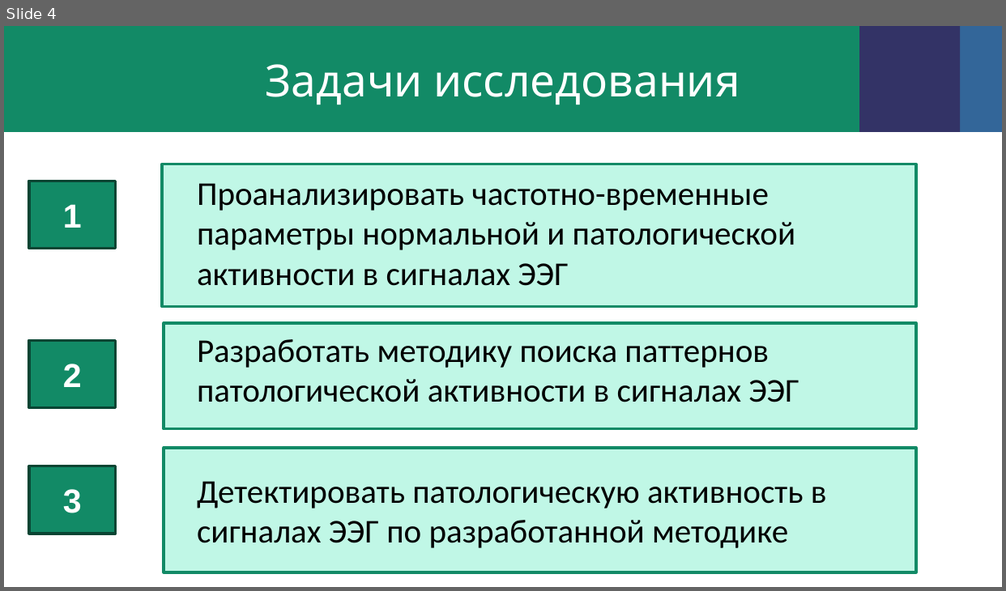
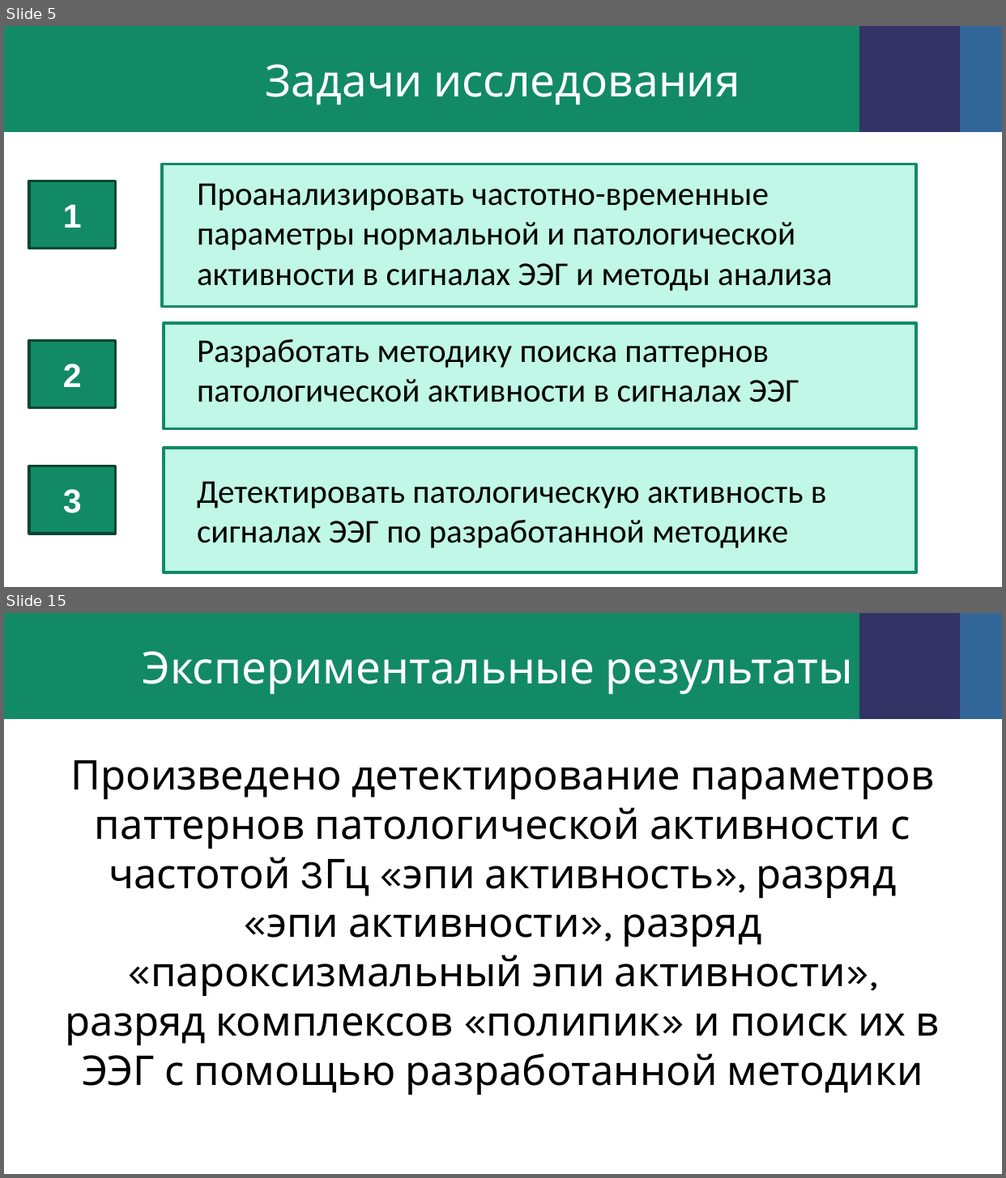
Before and after one commit to dina586/essay_eng, a slide deck: презентация.pptx. Shown one above the other, each under a label of ours: slide 4 before the commit, slides 5 and 15 after it; the slides between them are not shown. The pictures are 1006x591 and 1006x1178 pixels, drawn with LibreOffice and Linux fonts; fonts in the diff are those of the drawing; background and template pictures are left out. Boxes give left, top, right and bottom in pixels: in the first picture for what was removed or moved away, otherwise in the second. Text is boxed around its words. In the diff, an @@ line names an element or a change of style, - is before the commit and + after.

```diff
--- a/презентация.pptx
+++ b/презентация.pptx
@@ slide 15 added at [4,613,1002,1174], background picture (left out); not listed: 3 template elements that a slide beside it also shows @@
@@ title added at [142,651,853,694], 32 pt, text #FFFFFF @@
+Экспериментальные результаты
@@ text added at [66,760,940,1095], 29.6 pt, text #000000 @@
+Произведено детектирование параметров паттернов патологической активности с частотой 3Гц «эпи активность», разряд «эпи активности», разряд «пароксизмальный эпи активности», разряд комплексов «полипик» и поиск их в ЭЭГ с помощью разработанной методики
@@ what was slide 4 is now slide 5 @@
@@ slide 5 changed as well @@
@@ text at [197,183,832,291]: text changed @@
-Проанализировать частотно-временные параметры нормальной и патологической активности в сигналах ЭЭГ
+Проанализировать частотно-временные параметры нормальной и патологической активности в сигналах ЭЭГ и методы анализа
```
Also in this commit, not shown: 1 other slide changed, 12 other slides added, 2 slides removed, 21 other files.
